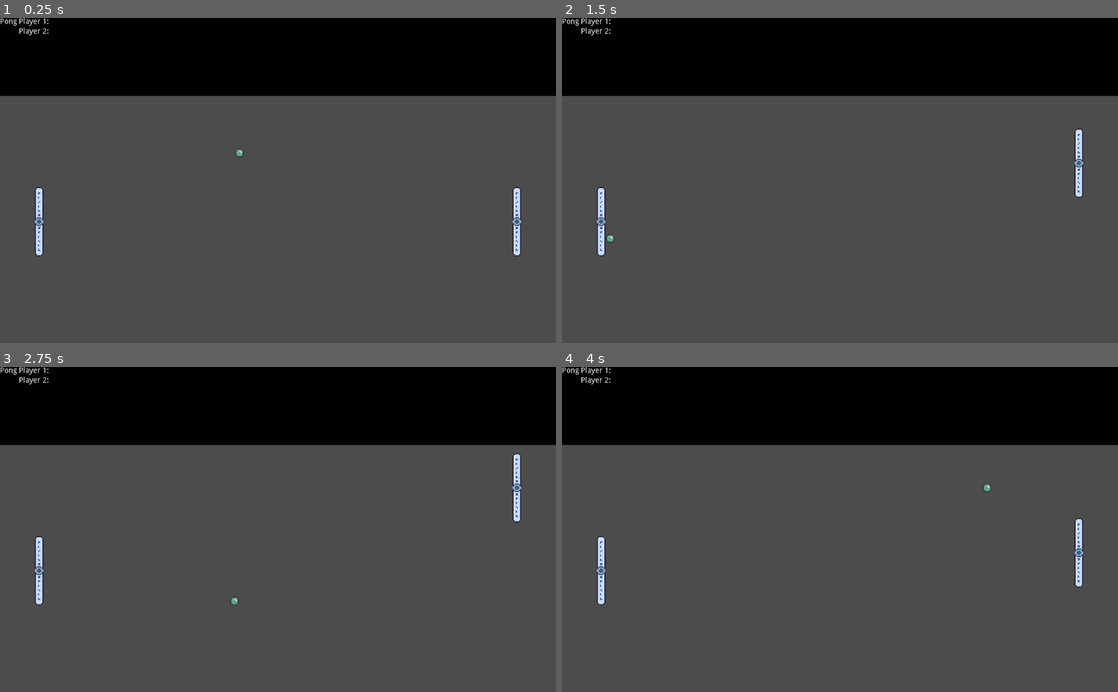
Above: before the commit, frames 1-4 (two rows, left to right).
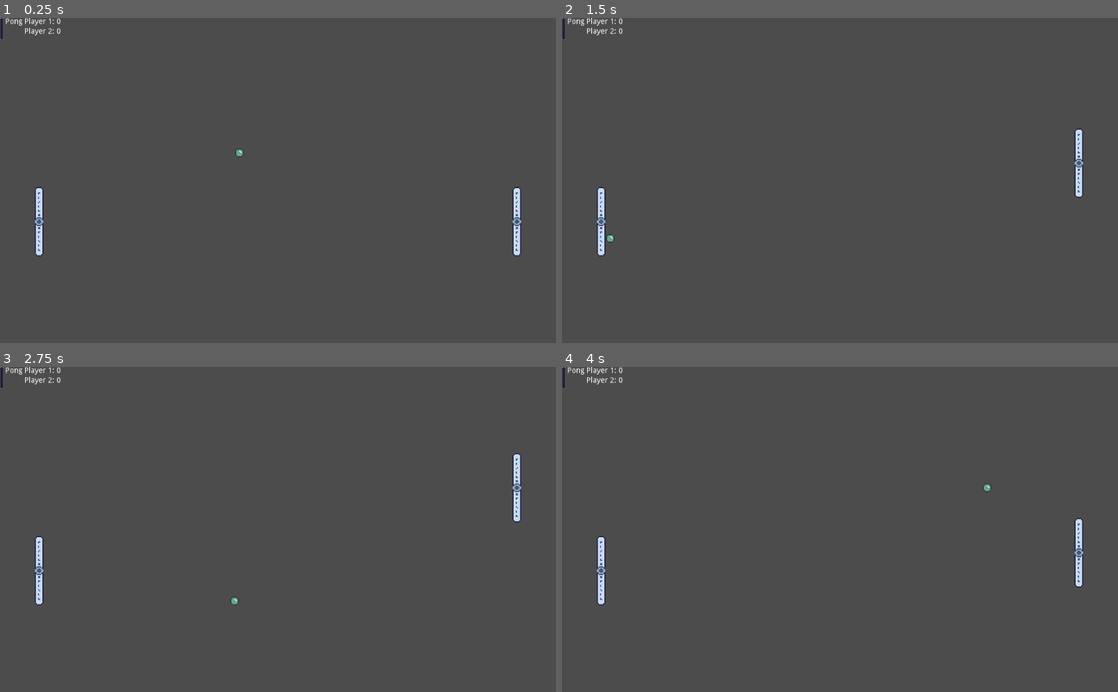
Above: after the commit, the same moments.

Repository: diego-ruiz/godot-pong
Game: Godot game, scene res://Game.tscn
Same seed, same stepped clock (60 frames per second), same inputs: the game is played once before the commit and once after it.
Inputs:
- Up to frame 1 (0.25 s): no input
- Up to frame 2 (1.5 s): tap Enter at 0.5 s; hold Up (ui_up) 0.53-1.28 s; hold Down (ui_down) from 1.28 s (still down)
- Up to frame 3 (2.75 s): release Down (ui_down) at 2.03 s; hold Up (ui_up) from 2.03 s (still down)
- Up to frame 4 (4 s): tap Space at 3.5 s; release Up (ui_up) at 3.53 s; hold Down (ui_down) from 3.53 s (still down)

The runs differ from the first frame. In frame 1, 24% of the frame differs, in the area x 0-100%, y 0-24%; in frame 2, 24%; in frame 3, 24%; in frame 4, 24%.

Commit message:
update

Diff:
--- a/Game.tscn
+++ b/Game.tscn
@@ -1,7 +1,8 @@
-[gd_scene load_steps=5 format=2]
+[gd_scene load_steps=6 format=2]
 
 [ext_resource path="res://Paddle.tscn" type="PackedScene" id=1]
 [ext_resource path="res://Ball.tscn" type="PackedScene" id=2]
+[ext_resource path="res://panel.png" type="Texture" id=3]
 
 [sub_resource type="RectangleShape2D" id=1]
 extents = Vector2( 736, 8 )
@@ -11,9 +12,72 @@
 
 [node name="Game" type="Node2D"]
 
+[node name="HBoxContainer" type="HBoxContainer" parent="."]
+margin_right = 40.0
+margin_bottom = 40.0
+size_flags_horizontal = 3
+__meta__ = {
+"_edit_use_anchors_": false
+}
+
+[node name="NinePatchRect" type="NinePatchRect" parent="HBoxContainer"]
+margin_right = 6.0
+margin_bottom = 40.0
+size_flags_horizontal = 3
+size_flags_vertical = 3
+texture = ExtResource( 3 )
+patch_margin_left = 3
+patch_margin_top = 3
+patch_margin_right = 3
+patch_margin_bottom = 3
+
+[node name="MarginContainer" type="MarginContainer" parent="HBoxContainer"]
+margin_left = 10.0
+margin_right = 112.0
+margin_bottom = 40.0
+size_flags_horizontal = 3
+__meta__ = {
+"_edit_use_anchors_": false
+}
+
+[node name="HBoxContainer" type="HBoxContainer" parent="HBoxContainer/MarginContainer"]
+margin_right = 102.0
+margin_bottom = 40.0
+size_flags_horizontal = 3
+
+[node name="VBoxContainer" type="VBoxContainer" parent="HBoxContainer/MarginContainer/HBoxContainer"]
+margin_right = 31.0
+margin_bottom = 40.0
+size_flags_horizontal = 3
+
+[node name="Label" type="Label" parent="HBoxContainer/MarginContainer/HBoxContainer/VBoxContainer"]
+margin_right = 31.0
+margin_bottom = 14.0
+text = "Pong"
+
+[node name="VBoxContainer2" type="VBoxContainer" parent="HBoxContainer/MarginContainer/HBoxContainer"]
+margin_left = 35.0
+margin_right = 102.0
+margin_bottom = 40.0
+size_flags_horizontal = 3
+size_flags_stretch_ratio = 3.0
+
+[node name="Label" type="Label" parent="HBoxContainer/MarginContainer/HBoxContainer/VBoxContainer2"]
+margin_right = 67.0
+margin_bottom = 14.0
+text = "Player 1: 0"
+
+[node name="Label2" type="Label" parent="HBoxContainer/MarginContainer/HBoxContainer/VBoxContainer2"]
+margin_top = 18.0
+margin_right = 67.0
+margin_bottom = 32.0
+text = "Player 2: 0"
+
 [node name="GUI" type="MarginContainer" parent="."]
+visible = false
 margin_right = 1024.0
 margin_bottom = 144.0
+size_flags_horizontal = 3
 __meta__ = {
 "_edit_use_anchors_": false
 }
@@ -21,35 +85,46 @@
 [node name="ColorRect" type="ColorRect" parent="GUI"]
 margin_right = 1024.0
 margin_bottom = 144.0
+size_flags_horizontal = 3
+size_flags_vertical = 3
 color = Color( 0, 0, 0, 1 )
 
-[node name="HBoxContainer" type="HBoxContainer" parent="GUI"]
+[node name="MarginContainer" type="MarginContainer" parent="GUI"]
+margin_right = 1024.0
+margin_bottom = 144.0
+size_flags_horizontal = 3
+size_flags_vertical = 3
+
+[node name="HBoxContainer" type="HBoxContainer" parent="GUI/MarginContainer"]
 margin_right = 1024.0
 margin_bottom = 144.0
 
-[node name="Title" type="VBoxContainer" parent="GUI/HBoxContainer"]
-margin_right = 31.0
-margin_bottom = 144.0
+[node name="Title" type="VBoxContainer" parent="GUI/MarginContainer/HBoxContainer"]
+margin_right = 201.0
+margin_bottom = 129.0
+size_flags_horizontal = 3
 
-[node name="Label" type="Label" parent="GUI/HBoxContainer/Title"]
-margin_right = 31.0
+[node name="Label" type="Label" parent="GUI/MarginContainer/HBoxContainer/Title"]
+margin_right = 201.0
 margin_bottom = 14.0
 custom_colors/font_color = Color( 1, 1, 1, 1 )
 text = "Pong"
 
-[node name="PlayerData" type="VBoxContainer" parent="GUI/HBoxContainer"]
-margin_left = 35.0
-margin_right = 94.0
-margin_bottom = 144.0
+[node name="PlayerData" type="VBoxContainer" parent="GUI/MarginContainer/HBoxContainer"]
+margin_left = 205.0
+margin_right = 1009.0
+margin_bottom = 129.0
+size_flags_horizontal = 3
+size_flags_stretch_ratio = 4.0
 
-[node name="P1" type="Label" parent="GUI/HBoxContainer/PlayerData"]
-margin_right = 59.0
+[node name="P1" type="Label" parent="GUI/MarginContainer/HBoxContainer/PlayerData"]
+margin_right = 804.0
 margin_bottom = 14.0
 text = "Player 1: "
 
-[node name="P2" type="Label" parent="GUI/HBoxContainer/PlayerData"]
+[node name="P2" type="Label" parent="GUI/MarginContainer/HBoxContainer/PlayerData"]
 margin_top = 18.0
-margin_right = 59.0
+margin_right = 804.0
 margin_bottom = 32.0
 text = "Player 2: "
 
Binary file added: panel.aseprite
Binary file added: panel.png
Not shown, added: panel.png.import
